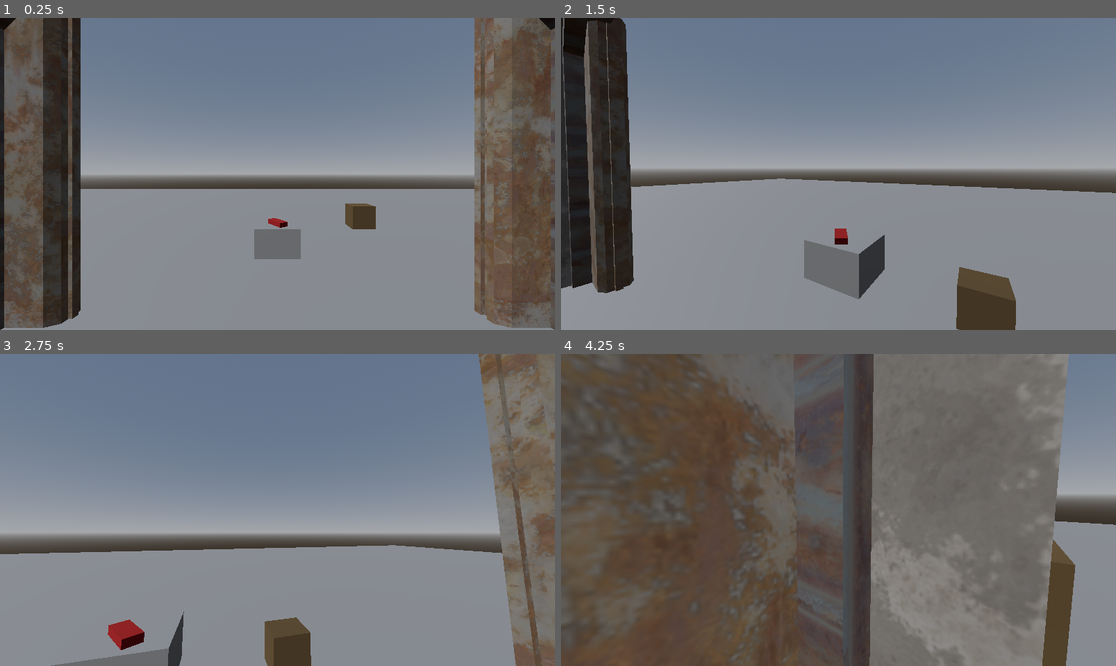
Above: before the commit, frames 1-4 (two rows, left to right).
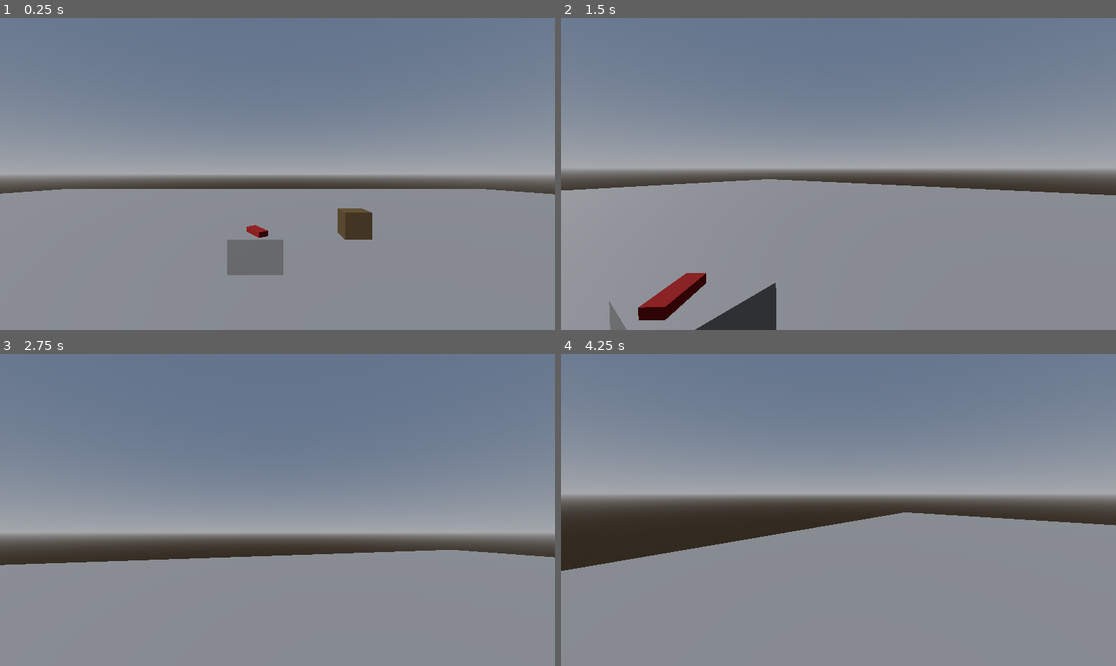
Above: after the commit, the same moments.

Repository: TruffleWolf/SpeedDevelopment
Game: Godot game, scene res://Levels/example_level.tscn
Two runs of this game, one before a commit and one after it. Both use one fixed random seed, a clock stepped at 60 frames per second and the inputs below. The project has no main scene, so this scene is started directly.
Inputs (mouse positions are in pixels of both pictures, inside the frame that each line leads up to):
- Up to frame 1 (0.25 s): no input
- Up to frame 2 (1.5 s): move the mouse to (866, 174) at 0.52 s; hold W (Forward) from 0.53 s (still down); click (866, 174) at 0.6 s; tap Space (Jump) at 0.77 s; move the mouse to (810, 174) at 1.27 s; click (810, 174) at 1.35 s
- Up to frame 3 (2.75 s): keep holding W (Forward); tap Space (Jump) at 1.52 s; move the mouse to (288, 503) at 2.02 s; click (288, 503) at 2.1 s
- Up to frame 4 (4.25 s): keep holding W (Forward); move the mouse to (832, 516) at 2.77 s; click (832, 516) at 2.85 s; tap Space (Jump) at 3.02, 3.77 s; move the mouse to (877, 513) at 3.52 s; click (877, 513) at 3.6 s

The runs differ from the first frame. In frame 1, 30% of the frame differs, in the area x 0-100%, y 0-100%; in frame 2, 17%; in frame 3, 15%; in frame 4, 85%.

Commit message:
Update double_door_windowed.tscn

Diff:
--- a/SpeedrunDevelopment/Objects/double_door_windowed.tscn
+++ b/SpeedrunDevelopment/Objects/double_door_windowed.tscn
@@ -185,7 +185,6 @@
 size = Vector3(0.5, 1, 0.1)
 
 [node name="DoubleDoorWindowed" type="Node3D"]
-transform = Transform3D(1, 0, 0, 0, 1, 0, 0, 0, 1, 0, -1.45253, -2.56483)
 script = ExtResource("1_rriyl")
 
 [node name="Door_Double_Frame_Cube_001" type="MeshInstance3D" parent="."]
@@ -198,8 +197,17 @@
 [node name="CollisionShape3D" type="CollisionShape3D" parent="Door_Double_Frame_Cube_001/StaticBody3D"]
 shape = SubResource("ConcavePolygonShape3D_2ta03")
 
+[node name="Door_Double_Frame_Cube_002" type="MeshInstance3D" parent="."]
+transform = Transform3D(-1, -8.74228e-08, 3.82137e-15, 0, -4.37114e-08, -1, 8.74228e-08, -1, 4.37114e-08, 0, 0, 0)
+mesh = SubResource("ArrayMesh_fgm35")
+skeleton = NodePath("")
+
+[node name="StaticBody3D" type="StaticBody3D" parent="Door_Double_Frame_Cube_002"]
+
+[node name="CollisionShape3D" type="CollisionShape3D" parent="Door_Double_Frame_Cube_002/StaticBody3D"]
+shape = SubResource("ConcavePolygonShape3D_2ta03")
+
 [node name="DoorA" type="MeshInstance3D" parent="."]
-transform = Transform3D(1, 0, 0, 0, 1, 0, 0, 0, 1, -2.6, 0, 0)
 mesh = ExtResource("4_35e4m")
 surface_material_override/0 = SubResource("StandardMaterial3D_3uyop")
 
@@ -210,11 +218,11 @@
 shape = SubResource("BoxShape3D_j6dhg")
 
 [node name="DoorB" type="MeshInstance3D" parent="."]
-transform = Transform3D(1, 0, 0, 0, 1, 0, 0, 0, 1, 2.6, 0, 0)
 mesh = ExtResource("6_swa8o")
 surface_material_override/0 = SubResource("StandardMaterial3D_2ek65")
 
 [node name="StaticBody3D" type="StaticBody3D" parent="DoorB"]
+transform = Transform3D(-1, 0, -8.74228e-08, 0, 1, 0, 8.74228e-08, 0, -1, 0, 0, 0)
 
 [node name="CollisionShape3D" type="CollisionShape3D" parent="DoorB/StaticBody3D"]
 transform = Transform3D(1, 0, 0, 0, 1, 0, 0, 0, 1, -1.64267, 2.16171, 0)
@@ -238,5 +246,19 @@
 mesh = SubResource("BoxMesh_wkskh")
 surface_material_override/0 = ExtResource("8_ppwun")
 
+[node name="Button2" type="Area3D" parent="."]
+transform = Transform3D(1, 0, 0, 0, 1, 0, 0, 0, 1, -3.67326, 1.75098, -0.784926)
+collision_layer = 2
+collision_mask = 0
+script = ExtResource("7_s05rw")
+
+[node name="CollisionShape3D" type="CollisionShape3D" parent="Button2"]
+shape = SubResource("BoxShape3D_yg1il")
+
+[node name="MeshInstance3D" type="MeshInstance3D" parent="Button2/CollisionShape3D"]
+mesh = SubResource("BoxMesh_wkskh")
+surface_material_override/0 = ExtResource("8_ppwun")
+
 [connection signal="animation_finished" from="AnimationPlayer" to="." method="_on_animation_player_animation_finished"]
 [connection signal="pressed" from="Button" to="." method="_on_button_pressed"]
+[connection signal="pressed" from="Button2" to="." method="_on_button_pressed"]
